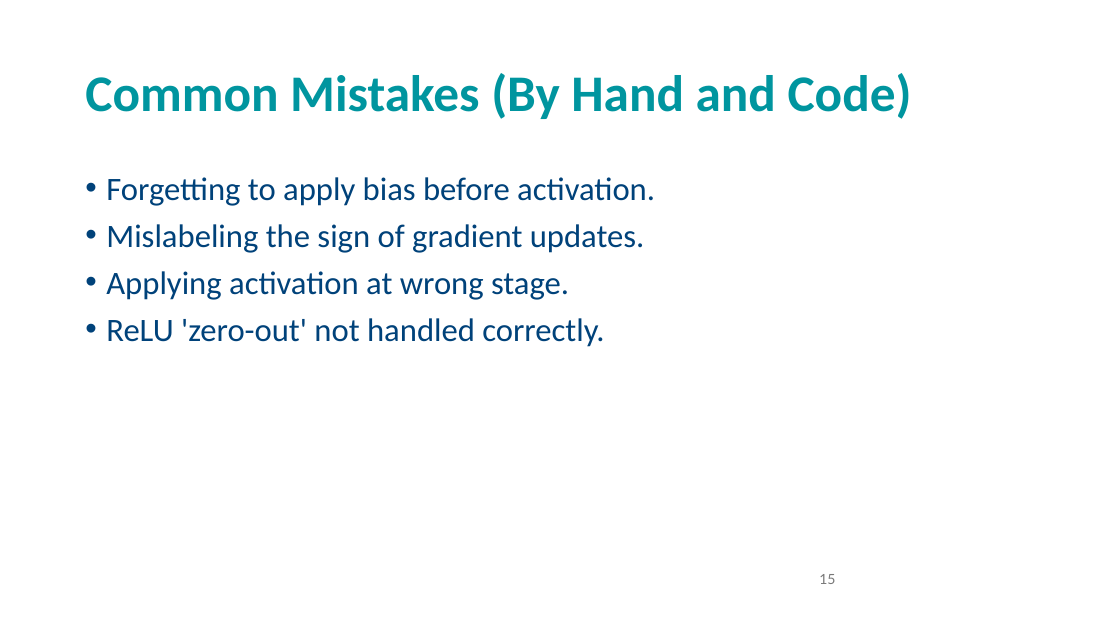
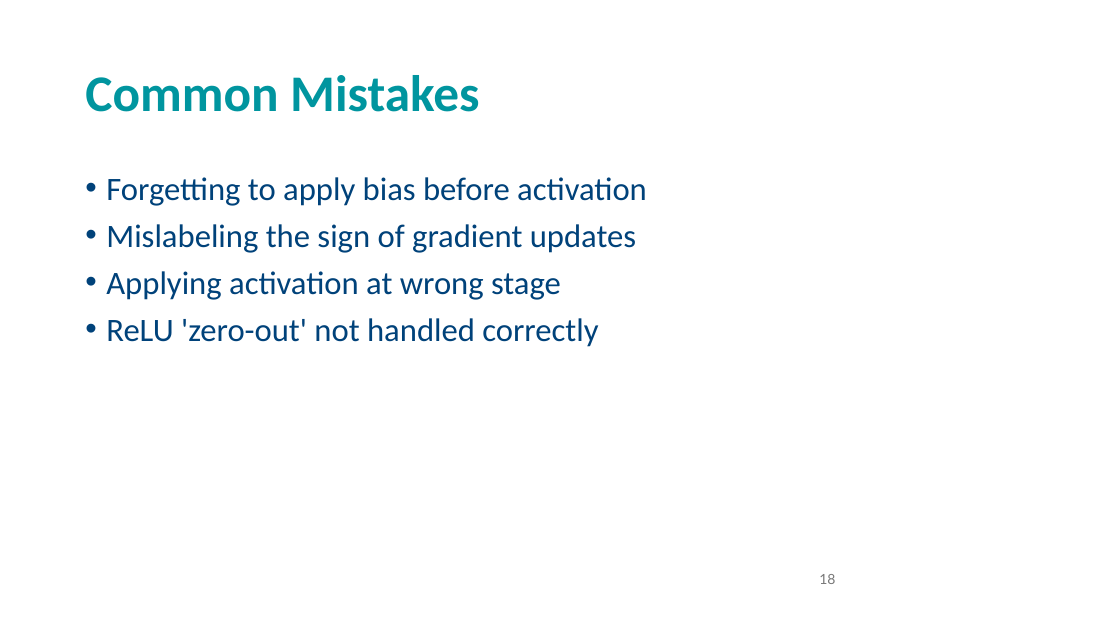
Before and after one commit to andrewcparnell/STAT41130, a slide deck: slide 18 of slides/day 2/D2C1_ANN.pptx (slide 15 before the commit). Drawn at 1120x630 pixels with LibreOffice and Linux fonts; fonts in the diff are those of the drawing; background and template pictures are left out. Boxes give left, top, right and bottom in pixels: in the first picture for what was removed or moved away, otherwise in the second. Text is boxed around its words. In the diff, an @@ line names an element or a change of style, - is before the commit and + after.

```diff
--- a/slides/day 2/D2C1_ANN.pptx
+++ b/slides/day 2/D2C1_ANN.pptx
@@ title at (85,75,479,112): text changed @@
-Common Mistakes (By Hand and Code)
+Common Mistakes
@@ text at (106,177,647,347): text changed @@
-• Forgetting to apply bias before activation.
-• Mislabeling the sign of gradient updates.
-• Applying activation at wrong stage.
-• ReLU 'zero-out' not handled correctly.
+• Forgetting to apply bias before activation
+• Mislabeling the sign of gradient updates
+• Applying activation at wrong stage
+• ReLU 'zero-out' not handled correctly
@@ page number at (819,574,835,584): text changed @@
-15
+18
```
Also in this commit, not shown: 7 other slides changed, 3 slides added, 31 other files.
